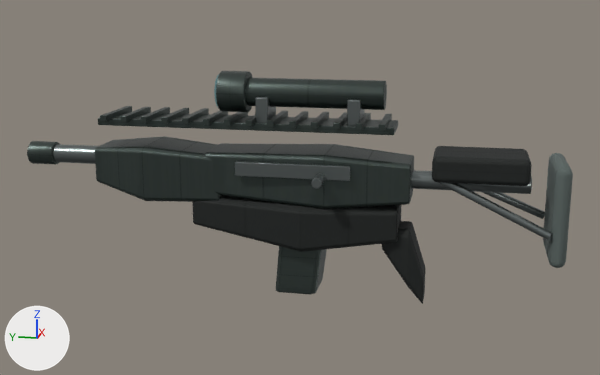
What one commit did to the glTF model public/assets/original/models/weapons/pass65-firearms/m14-ebr/m14-ebr-world-lod0.glb.
One viewpoint serves both versions: a camera (50 mm lens) standing at (-2.839, -0.692, 0.556) and looking at (-0.022, -0.129, -0.148). Every picture has the same lights, and +X, +Y and +Z are marked at lower left. The picture after the commit comes second. Where no turn or scale is listed for an object, it has been applied to the vertices. Vertices at exactly the same position are counted once.

The first picture shows 'm14-ebr_WORLD_LOD0_Runtime_action_MAT_Pass65_m14_ebr_Gunmetal', 'm14-ebr_WORLD_LOD0_Runtime_magazine_MAT_Pass65_m14_ebr_Primary_PBR', 'm14-ebr_WORLD_LOD0_Runtime_static_MAT_Pass65_m14_ebr_Gunmetal', 'm14-ebr_WORLD_LOD0_Runtime_static_MAT_Pass65_m14_ebr_Polymer_PBR', 'm14-ebr_WORLD_LOD0_Runtime_static_MAT_Pass65_m14_ebr_Primary_PBR', 'm14-ebr_WORLD_LOD0_Runtime_static_MAT_Pass65_m14_ebr_Rubber' and 1 more.
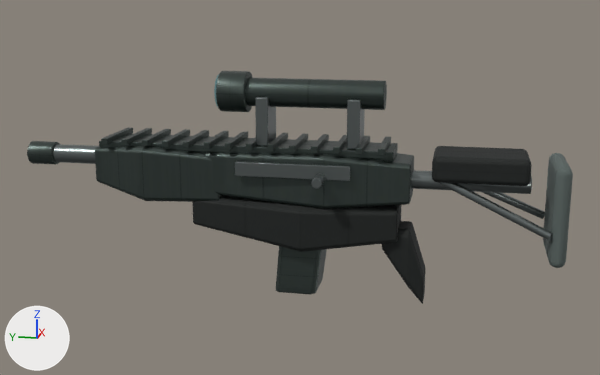
What changed in the scene script:
```text
Change me_cylinder_1545:
    where me_cylinder_1545.from_pydata(...)  # 768 vertices, 1512 faces; spans x -0.14..0.14, y -0.9..0.9, z -0.22..0.22
    used by ob_m14_ebr_world_lod0_runtime_static_mat_pass65_m14_ebr_gunmetal; location = (0.0, -0.084, -0.042)
    me_cylinder_1545 part 1: all 48 vertices in x -0.07..0.07, y 0.06..0.11, z 0.11 are moved by (0.0, 0.0, -0.06)
    me_cylinder_1545 part 2: all 48 vertices in x -0.07..0.07, y -0.26..-0.21, z 0.11 are moved by (0.0, 0.0, -0.06)
Change me_m14ebr_action_world_lod0_mesh:
    used by ob_m14_ebr_world_lod0_runtime_static_mat_pass65_m14_ebr_primary_pbr; location = (0.0, 0.193, -0.045)
    remove me_m14ebr_action_world_lod0_mesh.from_pydata(...)  # 3108 vertices, 6120 faces; spans x -0.125..0.125, y -0.715..0.715, z -0.301..0.301
    add me_m14ebr_action_world_lod0_mesh.from_pydata(...)  # 3204 vertices, 6308 faces; spans x -0.125..0.125, y -0.715..0.715, z -0.301..0.301
    me_m14ebr_action_world_lod0_mesh part 3: the loose piece of 96 vertices spanning x -0.084..0.084, y -0.655..0.405, z 0.107..0.132 is scaled about its middle by (0.891, 1, 1.14), then moved by (0.0, 0.0, -0.105)
    me_m14ebr_action_world_lod0_mesh part 4: the loose piece of 96 vertices spanning x -0.12..0.12, y -0.628..-0.606, z 0.126..0.148 is moved by (0.0, 0.0, -0.082)
    me_m14ebr_action_world_lod0_mesh part 5: the loose piece of 96 vertices spanning x -0.12..0.12, y -0.552..-0.53, z 0.126..0.148 is moved by (0.0, 0.0, -0.082)
    me_m14ebr_action_world_lod0_mesh part 6: the loose piece of 96 vertices spanning x -0.12..0.12, y -0.477..-0.455, z 0.126..0.148 is moved by (0.0, 0.0, -0.082)
    me_m14ebr_action_world_lod0_mesh part 7: the loose piece of 96 vertices spanning x -0.12..0.12, y -0.401..-0.379, z 0.126..0.148 is moved by (0.0, 0.0, -0.082)
    me_m14ebr_action_world_lod0_mesh part 8: the loose piece of 96 vertices spanning x -0.12..0.12, y -0.325..-0.303, z 0.126..0.148 is moved by (0.0, 0.0, -0.082)
    me_m14ebr_action_world_lod0_mesh part 9: the loose piece of 96 vertices spanning x -0.12..0.12, y -0.25..-0.228, z 0.126..0.148 is moved by (0.0, 0.0, -0.082)
    me_m14ebr_action_world_lod0_mesh part 10: the loose piece of 96 vertices spanning x -0.12..0.12, y -0.174..-0.152, z 0.126..0.148 is moved by (0.0, 0.0, -0.082)
    me_m14ebr_action_world_lod0_mesh part 11: the loose piece of 96 vertices spanning x -0.12..0.12, y -0.098..-0.076, z 0.126..0.148 is moved by (0.0, 0.0, -0.082)
    me_m14ebr_action_world_lod0_mesh part 12: the loose piece of 96 vertices spanning x -0.12..0.12, y -0.022..0.0, z 0.126..0.148 is moved by (0.0, 0.0, -0.082)
    me_m14ebr_action_world_lod0_mesh part 13: the loose piece of 96 vertices spanning x -0.12..0.12, y 0.053..0.075, z 0.126..0.148 is moved by (0.0, 0.0, -0.082)
    me_m14ebr_action_world_lod0_mesh part 14: the loose piece of 96 vertices spanning x -0.12..0.12, y 0.129..0.151, z 0.126..0.148 is moved by (0.0, 0.0, -0.082)
    me_m14ebr_action_world_lod0_mesh part 15: the loose piece of 96 vertices spanning x -0.12..0.12, y 0.205..0.227, z 0.126..0.148 is moved by (0.0, 0.0, -0.082)
    me_m14ebr_action_world_lod0_mesh part 16: the loose piece of 96 vertices spanning x -0.12..0.12, y 0.28..0.302, z 0.126..0.148 is moved by (0.0, 0.0, -0.082)
    me_m14ebr_action_world_lod0_mesh part 17: the loose piece of 96 vertices spanning x -0.12..0.12, y 0.356..0.378, z 0.126..0.148 is moved by (0.0, 0.0, -0.082)
    me_m14ebr_action_world_lod0_mesh part 18: a new loose piece of 96 vertices spanning x -0.084..0.084, y -0.655..0.405, z 0.024..0.049, in mat_mat_pass65_m14_ebr_primary_pbr
```

Changed parts and their boxes [x1, y1, x2, y2] in the pictures (600 x 375 px; the box of a moved part takes in the faces that stretch with it):
part 1 of me_cylinder_1545, moved or reshaped: before [255, 99, 276, 123]; after [255, 99, 276, 146]
part 2 of me_cylinder_1545, moved or reshaped: before [347, 101, 365, 126]; after [347, 101, 365, 149]
part 3 of me_m14ebr_action_world_lod0_mesh, moved or reshaped: before [98, 112, 398, 135]; after [194, 151, 397, 162]
part 4 of me_m14ebr_action_world_lod0_mesh, moved or reshaped: before [378, 114, 392, 131]; after [378, 137, 391, 156]
part 5 of me_m14ebr_action_world_lod0_mesh, moved or reshaped: before [356, 113, 371, 130]; after [355, 136, 370, 155]
part 6 of me_m14ebr_action_world_lod0_mesh, moved or reshaped: before [333, 112, 347, 130]; after [333, 135, 347, 154]
part 7 of me_m14ebr_action_world_lod0_mesh, moved or reshaped: before [311, 112, 329, 129]; after [311, 134, 329, 153]
part 8 of me_m14ebr_action_world_lod0_mesh, moved or reshaped: before [289, 111, 308, 128]; after [289, 134, 308, 152]
part 9 of me_m14ebr_action_world_lod0_mesh, moved or reshaped: before [267, 111, 288, 127]; after [267, 133, 288, 151]
part 10 of me_m14ebr_action_world_lod0_mesh, moved or reshaped: before [245, 115, 256, 127]; after [246, 137, 257, 150]
part 11 of me_m14ebr_action_world_lod0_mesh, moved or reshaped: before [224, 112, 248, 126]; after [225, 132, 248, 150]
part 12 of me_m14ebr_action_world_lod0_mesh, moved or reshaped: before [203, 111, 228, 125]; after [204, 131, 229, 149]
part 13 of me_m14ebr_action_world_lod0_mesh, moved or reshaped: before [182, 108, 209, 124]; after [183, 130, 209, 148]
part 14 of me_m14ebr_action_world_lod0_mesh, moved or reshaped: before [161, 108, 189, 124]; after [162, 129, 190, 147]
part 15 of me_m14ebr_action_world_lod0_mesh, moved or reshaped: before [141, 107, 170, 123]; after [142, 129, 171, 146]
part 16 of me_m14ebr_action_world_lod0_mesh, moved or reshaped: before [120, 107, 151, 122]; after [121, 128, 152, 145]
part 17 of me_m14ebr_action_world_lod0_mesh, moved or reshaped: before [100, 106, 132, 122]; after [101, 127, 133, 145]
part 18 of me_m14ebr_action_world_lod0_mesh, added: after [99, 134, 398, 159]
